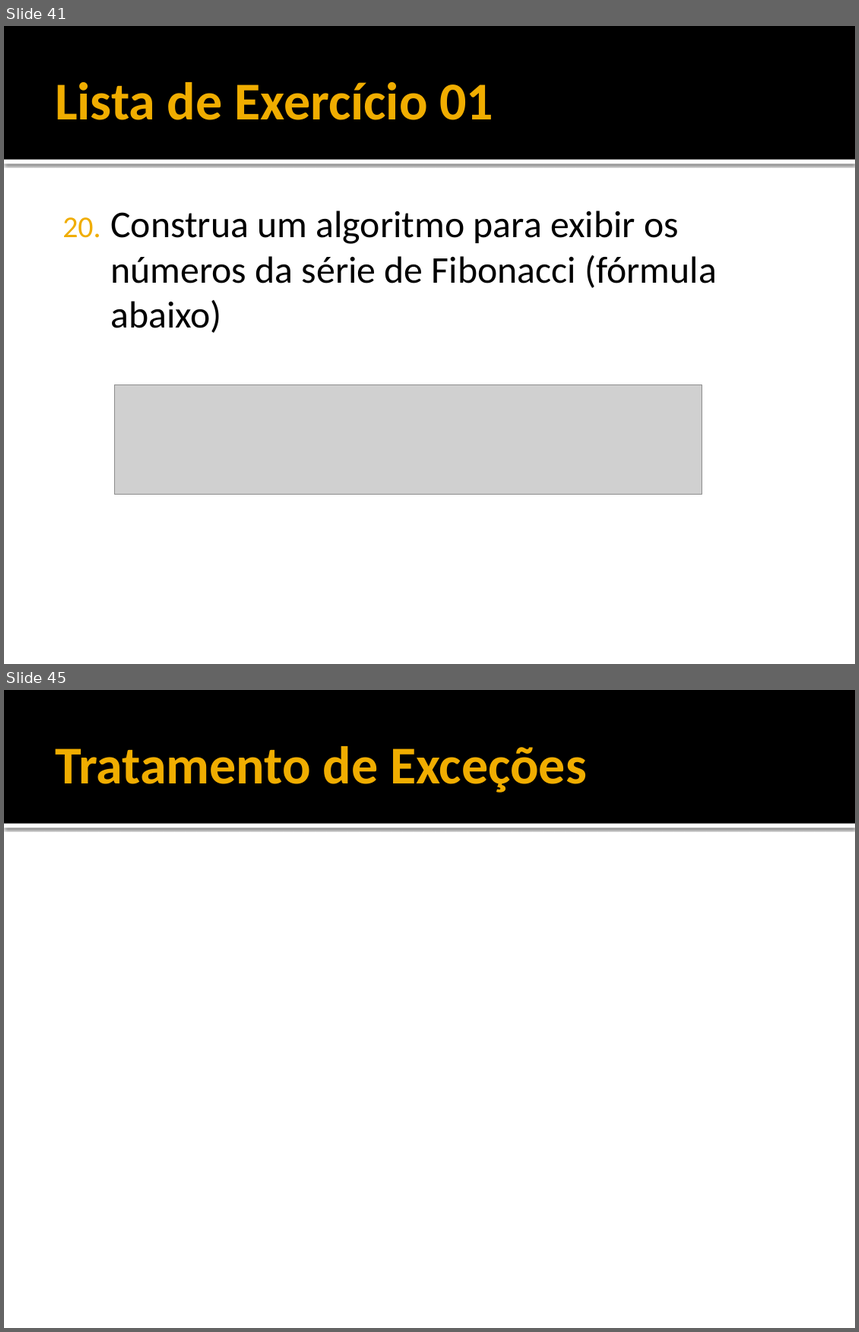
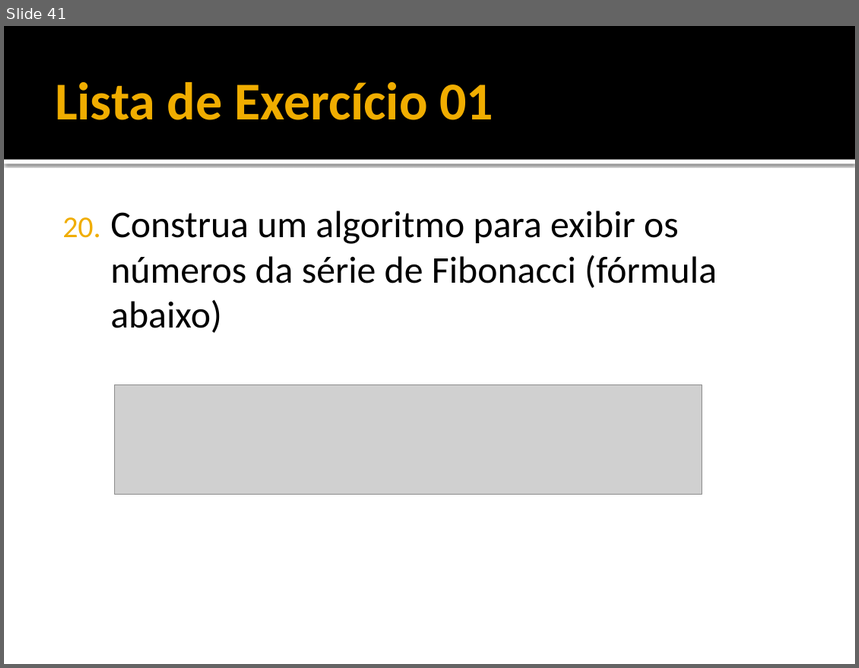
Before and after one commit to filosofisto/cpb-treinamento, a slide deck: Fundamentos/Fundamentos - Java Basico.pptx. Shown one above the other, each under a label of ours: slides 41 and 45 before the commit, slide 41 after it; the slides between them are not shown. The pictures are 859x1332 and 859x668 pixels, drawn with LibreOffice and Linux fonts; fonts in the diff are those of the drawing; grey boxes stand for pictures. Boxes give left, top, right and bottom in pixels: in the first picture for what was removed or moved away, otherwise in the second. Text is boxed around its words. In the diff, an @@ line names an element or a change of style, - is before the commit and + after.

```diff
--- a/Fundamentos/Fundamentos - Java Basico.pptx
+++ b/Fundamentos/Fundamentos - Java Basico.pptx
@@ slide 45 removed at box(4, 690, 855, 1328), background #FFFFFF; not listed: 2 template elements that a slide beside it also shows @@
@@ title removed at box(55, 746, 587, 793) @@
-Tratamento de Exceções
```
Also in this commit, not shown: 6 other slides removed.
